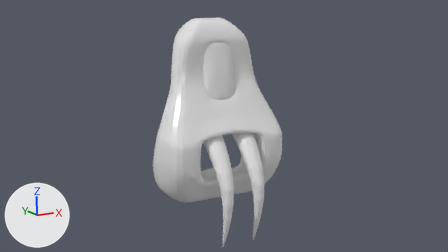
One commit to the Blender file Concept Pieces/Props/Mask.blend: the scene before it, then after it.
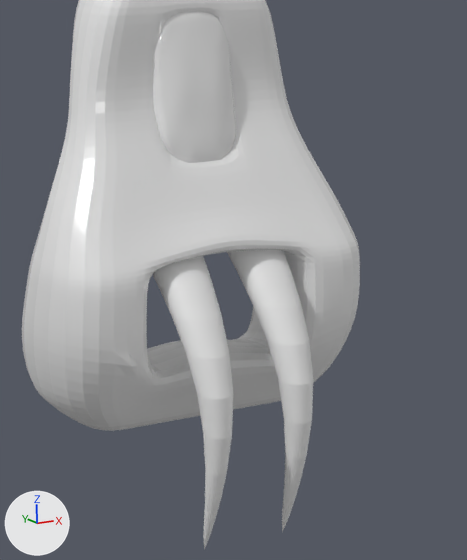
Each version appears first from the file's camera 'Camera', and next in a close-up on the part from 32% to 72% of the width and 15% to 100% of the height. The axes (+X, +Y, +Z) are drawn at lower left. The lights are the same throughout.

The older version as bpy lines, for what is in view:
```python
me_cylinder_001 = bpy.data.meshes.new('Cylinder.001')
me_cylinder_001.from_pydata(...)  # 1058 vertices, 1028 faces, 1 loose edge; spans x -1.73..1.74, y -1.53..1.25, z -3.5..2.17
# faces by material slot: [130, 130, 512, 256]
me_cylinder_001.materials.append(mat_tooth_1)  # its picture is missing
me_cylinder_001.materials.append(mat_tooth_2)  # its picture is missing
me_cylinder_001.materials.append(mat_eye)  # its picture is missing
me_cylinder_001.materials.append(mat_mask_body)  # its picture is missing
ob_mask = bpy.data.objects.new('Mask', me_cylinder_001)
ob_mask.location = (-0.002, 0.029, 0.251)
ob_mask.scale = (0.689, 0.689, 0.689)
_m = ob_mask.modifiers.new('Subdivision', 'SUBSURF')
_m.levels = 0
```
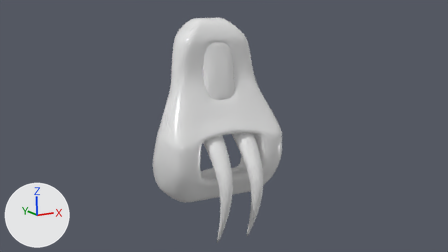
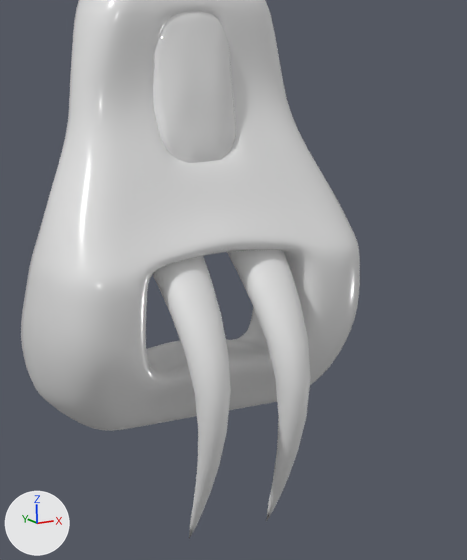
The newer file is also turned or shifted as a whole; pictures and numbers use the older file's frame.

What the commit changed:
me_cylinder_001 has 1058 vertices, 1028 faces, 1 loose edge and spans x -1.73..1.74, y -1.53..1.25, z -3.5..2.17.
me_cylinder_001 is used by ob_mask; location (-0.002, 0.029, 0.251); scale (0.689, 0.689, 0.689).
me_cylinder_001 part 1: all 64 vertices in x -0.44..0.49, y -0.85..-0.8, z -3.5 are moved by (0.0, 0.31, 0.0).
Part 2, on me_cylinder_001:
Vertex 888 of me_cylinder_001 moves from (-1.07, -0.66, -1.58) to (-1.11, -0.63, -1.58).
me_cylinder_001 part 3: all faces are now shaded smooth (1028 of 1028 changed).

Changed parts and their boxes [x1, y1, x2, y2] in the close-ups (467 x 560 px; the box of a moved part takes in the faces that stretch with it):
'Mask', reshaped
    before: [22, 0, 360, 550]
    after: [21, 0, 360, 538]
part 1 of me_cylinder_001, moved or reshaped
    before: [197, 380, 314, 550]
    after: [189, 378, 310, 538]
part 2 of me_cylinder_001, moved or reshaped
    both: [65, 312, 154, 403]
part 3 of me_cylinder_001, shading changed
    both: [24, 0, 360, 431]
